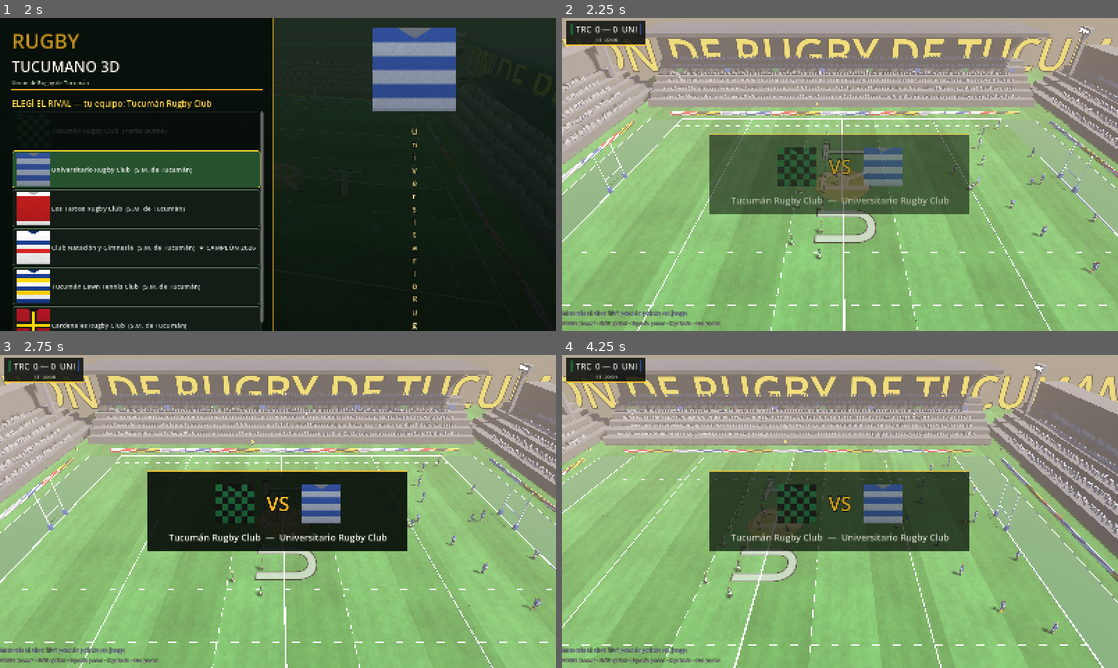
Above: before the commit, frames 1-4 (two rows, left to right).
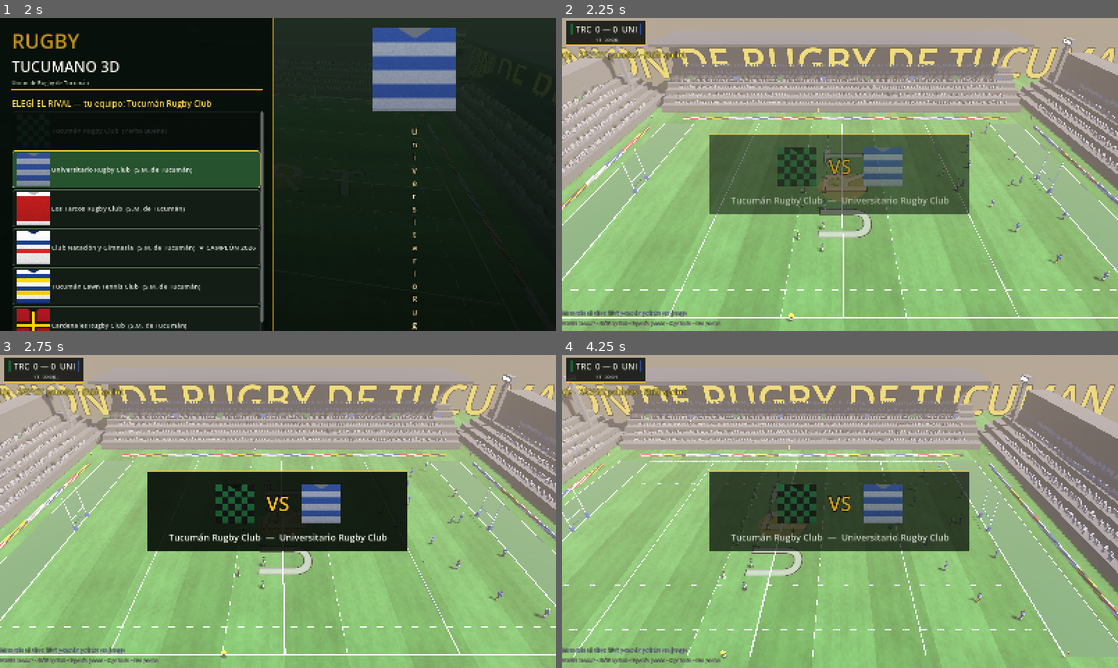
Above: after the commit, the same moments.

Repository: ezealiprandi/rugby-3d
Game: Godot game, scene res://scenes/main.tscn
Same seed, same stepped clock (60 frames per second), same inputs: the game is played once before the commit and once after it.
Inputs (mouse positions are in pixels of both pictures, inside the frame that each line leads up to):
- Up to frame 1 (2 s): click "AMISTOSO" at 0.5 s; click "Tucumán Rugby Club (Yerba Bue…" at 1.25 s
- Up to frame 2 (2.25 s): click "Universitario Rugby Club (S.M…" at 2 s
- Up to frame 3 (2.75 s): no input
- Up to frame 4 (4.25 s): tap Enter (confirm) at 2.75 s; move the mouse to (962, 495) at 2.77 s; hold D (move_right) 2.78-3.53 s; hold Shift (sprint) 2.78-3.53 s; tap Space (pass) at 2.85 s; move the mouse to (728, 527) at 3.52 s; hold S (move_down) from 3.53 s (still down); tap Shift (sprint) at 3.6 s; tap X (step) at 3.8 s

Frame 1 is identical in both runs. In frame 2, 25% of the frame differs, in the area x 0-100%, y 2-100%; in frame 3, 24%; in frame 4, 27%.

Commit message:
G1: pasada de jugabilidad
- Control con histéresis: no cambia de jugador a cada frame
- Pases que abren la cancha: receptor ideal ~8m, premia ancho
- IA más rápida (chase 8.7, presión de 3 defensores, carrier sprinta)
- Líneas de ataque y pods más separados, guards del ruck más afuera
- Carrera más expresiva (torso más inclinado al sprint)
- Cámara broadcast un poco más alta/atrás: más campo visible
- Hint de controles al inicio del partido

Generated with [Devin](https://devin.ai)

Co-Authored-By: Devin <158243242+devin-ai-integration[bot]@users.noreply.github.com>

Diff:
--- a/scripts/camera_rig.gd
+++ b/scripts/camera_rig.gd
@@ -55,5 +55,5 @@
 	var k := minf(1.0, delta * 3.5)
 	sz = lerpf(sz, tz, k)
 	sx = lerpf(sx, tx, k)
-	global_position = Vector3(-58.0 + sx, 42.0, sz)
-	look_at(Vector3(4.0 + sx, 0.0, sz), Vector3.UP)
+	global_position = Vector3(-64.0 + sx, 48.0, sz)
+	look_at(Vector3(5.0 + sx, 0.0, sz), Vector3.UP)
--- a/scripts/main.gd
+++ b/scripts/main.gd
@@ -376,6 +376,7 @@
 		away = tour_fixture[tour_pos]
 	away_idx = away
 	ui.show_vs(home_idx, away_idx)
+	ui.flash_hint("WASD moverse · Q/E pase · F placaje · K/C/V/Z patadas · Shift sprint", 5.0)
 	ui.set_teams(home_idx, away_idx)
 	if field != null:
 		field.tint_crowd(RugbyTeams.CLUBS[home_idx]["primary"],
@@ -1565,7 +1566,7 @@
 func find_pass_target(carrier: RugbyPlayer, behind_only := true) -> RugbyPlayer:
 	var d := float(attack_dir[carrier.team])
 	var best: RugbyPlayer = null
-	var bd := 999.0
+	var bd := -999.0
 	for p in players:
 		if p.team != carrier.team or p == carrier or p.tackled > 0.0 \
 				or p.sin_bin_t > 0.0:
@@ -1574,12 +1575,19 @@
 		if behind_only and fwd > 0.4:
 			continue
 		var dist := carrier.global_position.distance_to(p.global_position)
-		if dist < 2.0:
+		if dist < 2.0 or dist > 16.0:
 			continue
-		if dist < bd:
-			bd = dist
+		var sc := -absf(dist - 8.0)              # distancia ideal ~8m
+		sc -= absf(fwd) * 0.6                    # castiga los muy atrás
+		sc += absf(rel_x(p, carrier)) * 0.28     # premia el ancho
+		if sc > bd:
+			bd = sc
 			best = p
 	return best
+
+
+func rel_x(p: RugbyPlayer, c: RugbyPlayer) -> float:
+	return p.global_position.x - c.global_position.x
 
 
 # busca receptor en un lado concreto del portador
@@ -1615,7 +1623,13 @@
 	if ball.carrier != null and ball.carrier.team == 0:
 		want = ball.carrier
 	elif phase == Phase.PLAY or phase == Phase.KICKOFF:
-		want = _nearest(0, ball.global_position, null, 999.0)
+		var n := _nearest(0, ball.global_position, null, 999.0)
+		if n != null and controlled != null and controlled.team == 0 				and controlled.tackled <= 0.0 and controlled.sin_bin_t <= 0.0:
+			var dn := n.global_position.distance_to(ball.global_position)
+			var dc := controlled.global_position.distance_to(ball.global_position)
+			want = n if dn < dc * 0.78 else controlled   # histéresis
+		else:
+			want = n
 	if want != controlled:
 		controlled = want
 
--- a/scripts/player.gd
+++ b/scripts/player.gd
@@ -3,8 +3,8 @@
 
 const BASE_SPEED := 7.4
 const SPRINT_SPEED := 9.8
-const AI_CHASE := 7.8
-const AI_JOG := 6.4
+const AI_CHASE := 8.7
+const AI_JOG := 7.0
 
 var game: RugbyGame
 var team := 0
@@ -569,7 +569,7 @@
 		_do_drop_goal()
 		return Vector3.ZERO
 
-	return dir * AI_CHASE * rating * speed_mult
+	return dir * AI_CHASE * 1.06 * rating * speed_mult
 
 
 func _support_ai() -> Vector3:
@@ -585,15 +585,15 @@
 		# pods de forwards al costado abierto, listos para la proxima fase
 		var pod := index / 3                 # 0:front row, 1:segundas+8, 2:flankers
 		var in_pod := index % 3
-		var px := clampf(cp.x + wide * (5.0 + pod * 6.5) +
-			(in_pod - 1.0) * 1.7, -31.0, 31.0)
-		var pz := cp.z - d * (1.5 + pod * 1.2)
+		var px := clampf(cp.x + wide * (6.0 + pod * 7.5) +
+			(in_pod - 1.0) * 2.2, -31.0, 31.0)
+		var pz := cp.z - d * (1.5 + pod * 1.6)
 		return _seek(Vector3(px, 0.0, pz), AI_JOG * 1.15 * speed_mult)
 	if index >= 9 and index <= 13:
 		# linea de ataque: el 10 profundo, los demas chatos hacia el lado abierto
 		var order := index - 9               # 10->0 ... 14->4
-		var bx := clampf(cp.x + wide * (4.5 + order * 5.0), -31.0, 31.0)
-		var bz := cp.z - d * (5.5 - order * 0.45)
+		var bx := clampf(cp.x + wide * (5.5 + order * 6.2), -31.0, 31.0)
+		var bz := cp.z - d * (6.5 - order * 0.5)
 		return _seek(Vector3(bx, 0.0, bz), AI_JOG * speed_mult)
 	# fullback: cobertura profunda detras de la jugada
 	return _seek(Vector3(cp.x * 0.4, 0.0, cp.z - d * 15.0), AI_JOG * speed_mult)
@@ -611,13 +611,13 @@
 		_start_dive(dd.normalized())
 		return dive_dir * 11.0
 	# presion: los dos mas cerca van al portador
-	if rank < 2:
-		return _seek(c.global_position, AI_CHASE * rating * speed_mult)
+	if rank < 3:
+		return _seek(c.global_position, AI_CHASE * 1.08 * rating * speed_mult)
 	var offside_z := c.global_position.z - cdir * 1.4
 	# guards del ruck: forwards cubriendo los bordes del breakdown
 	if is_forward() and rank < 5:
 		var gx := clampf(c.global_position.x +
-			signf(global_position.x - c.global_position.x + 0.01) * 4.5,
+			signf(global_position.x - c.global_position.x + 0.01) * 5.5,
 			-30.0, 30.0)
 		return _seek(Vector3(gx, 0.0, offside_z), AI_JOG * speed_mult)
 	# fullback: cobertura profunda para las patadas
@@ -878,7 +878,7 @@
 		jump_y = sin((1.0 - game.phase_t) * PI) * 0.55
 	# celebración de try: brazos arriba
 	var celebra: bool = (game.celebrating == self and game.phase == RugbyGame.Phase.SCORE) or game.celebrate_all_team == team
-	visual.rotation.x = lerpf(visual.rotation.x, run * 0.16, delta * 8.0)
+	visual.rotation.x = lerpf(visual.rotation.x, run * 0.24, delta * 8.0)
 	visual.position.y = lerpf(visual.position.y, jump_y, delta * 8.0) \
 		+ absf(sin(bob_t)) * 0.05 * run
 	var swing := sin(bob_t) * (0.85 * run)
